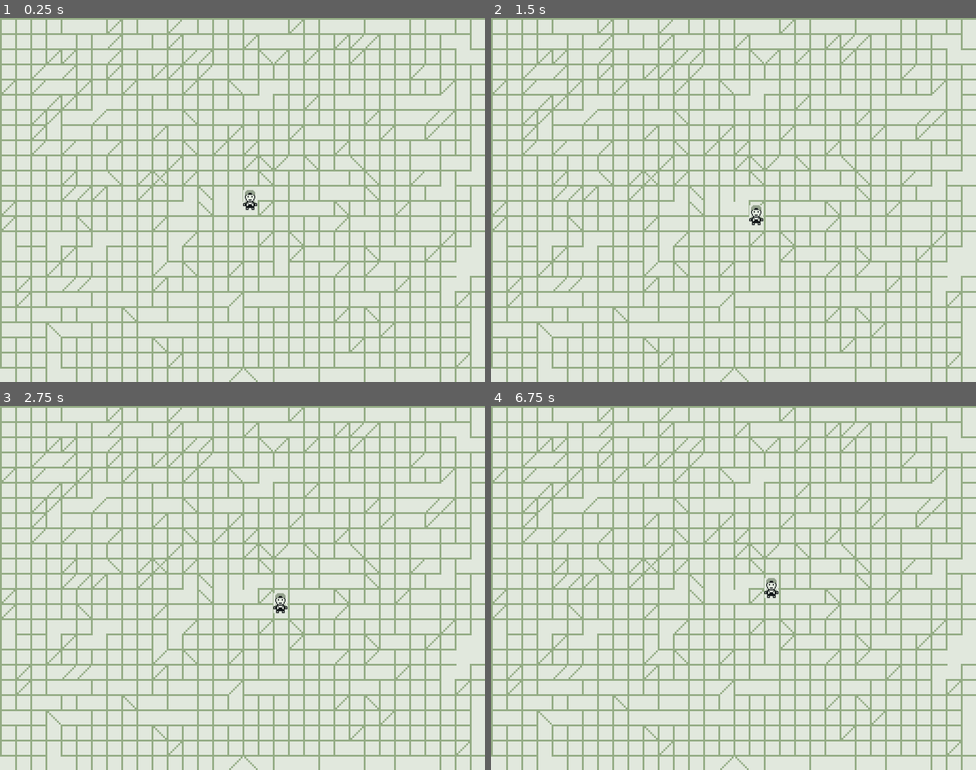
Above: before the commit, frames 1-4 (two rows, left to right).
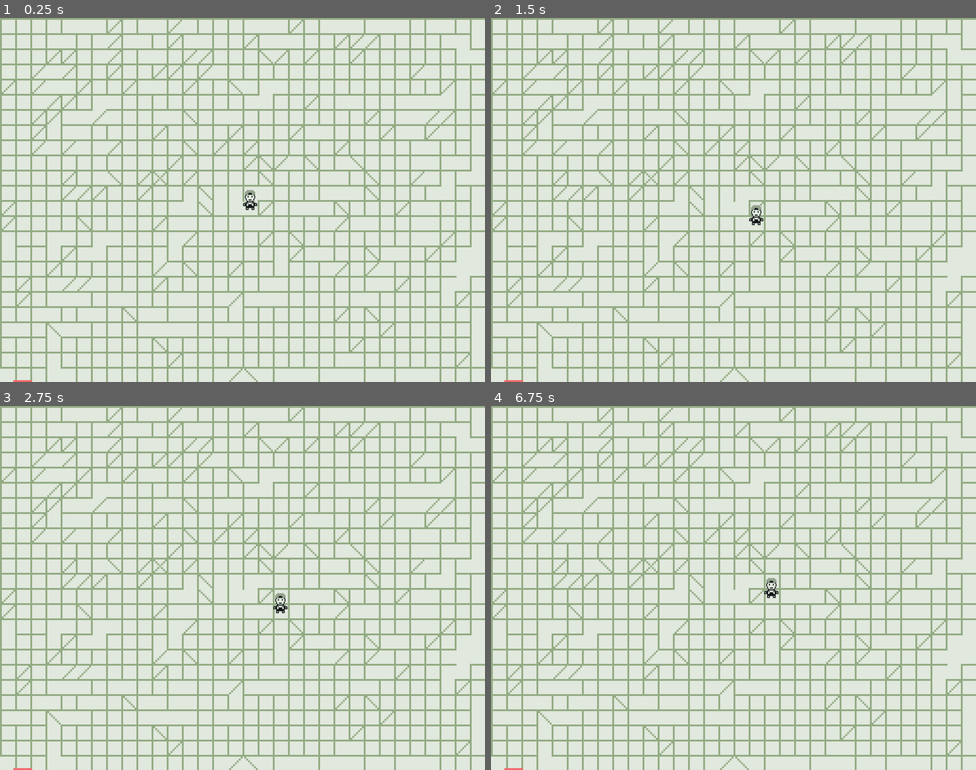
Above: after the commit, the same moments.

Repository: kabIndepthnotes/tiny_jam_nov_2025_limited_space
Game: Godot game, scene res://scenes/main_level.tscn
Two runs of this game, one before a commit and one after it. Both use one fixed random seed, a clock stepped at 60 frames per second and the inputs below.
Inputs:
- Up to frame 1 (0.25 s): no input
- Up to frame 2 (1.5 s): tap Enter at 0.5 s; hold D (move_right) 0.53-1.28 s; tap Space at 1.25 s; hold S (move_down) from 1.28 s (still down)
- Up to frame 3 (2.75 s): tap Enter at 2 s; release S (move_down) at 2.03 s; hold D (move_right) from 2.03 s (still down)
- Up to frame 4 (6.75 s): tap Space at 2.75, 4.25 s; release D (move_right) at 2.78 s; hold W (move_up) 2.78-3.53 s; tap Enter at 3.5 s; hold A (move_left) 3.53-5.03 s; hold S (move_down) 5.03-5.78 s; hold D (move_right) 5.78-6.53 s; hold W (move_up) from 6.53 s (still down)

The runs differ from the first frame. In frame 1, less than 0.1% of the frame differs, in the area x 2-51%, y 47-100%; in frame 2, less than 0.1%; in frame 3, less than 0.1%, in the area x 2-60%, y 51-100%; in frame 4, less than 0.1%.

Commit message:
(INCOMPLETE) feat: Implement player clamping and add initial debug print
This commit introduces functionality to keep the player character within the bounds of the screen.

Key changes include:
- Calculating the screen size in the `_ready` function.
- Clamping the player's position using `position.clamp(Vector2.ZERO, screen_size)` within the `move` function to prevent movement outside the viewport.
- Adding an initial debug print of the player's X position in the `_ready` function.
- Updating image assets for the player character and floor texture.
- Adjusting comments and documentation in `mc.html` and `mc.lit` to reflect these changes.
- Modifying `main_level.tscn` to correctly position the MC node.

Diff:
--- a/scenes/main_level.tscn
+++ b/scenes/main_level.tscn
@@ -11,4 +11,6 @@
 scale = Vector2(4, 4)
 texture = ExtResource("1_v3uhd")
 
-[node name="MC" parent="Sprite2D" instance=ExtResource("2_ufxs0")]
+[node name="MC" parent="." instance=ExtResource("2_ufxs0")]
+position = Vector2(512, 384)
+scale = Vector2(4, 4)
--- a/scripts/mc.gd
+++ b/scripts/mc.gd
@@ -5,18 +5,21 @@
 
 # vars
 # tile_vectors
-var tile_size = 8 # 8 pixels scaled by 4
+var tile_size = 8*4 # 8 pixels scaled by 4
 
 var inputs = {"move_right": Vector2.RIGHT,
 			"move_left": Vector2.LEFT,
 			"move_up": Vector2.UP,
 			"move_down": Vector2.DOWN}
+var screen_size
 
 # builtin_functions
 func _ready():
 	# _ready
 	position = position.snapped(Vector2.ONE * tile_size)
 	position.x += tile_size/2
+	screen_size = get_viewport_rect().size
+	print(position.x)
 
 
 func _unhandled_input(event):
@@ -32,3 +35,4 @@
 # custom_functions
 func move(dir):
 	position += inputs[dir] * tile_size
+	position = position.clamp(Vector2.ZERO, screen_size)
Binary file changed: assets/floor.png
Binary file changed: assets/mc.png
Not shown, changed: docs/mc.html
Not shown, changed: lits/mc.lit
